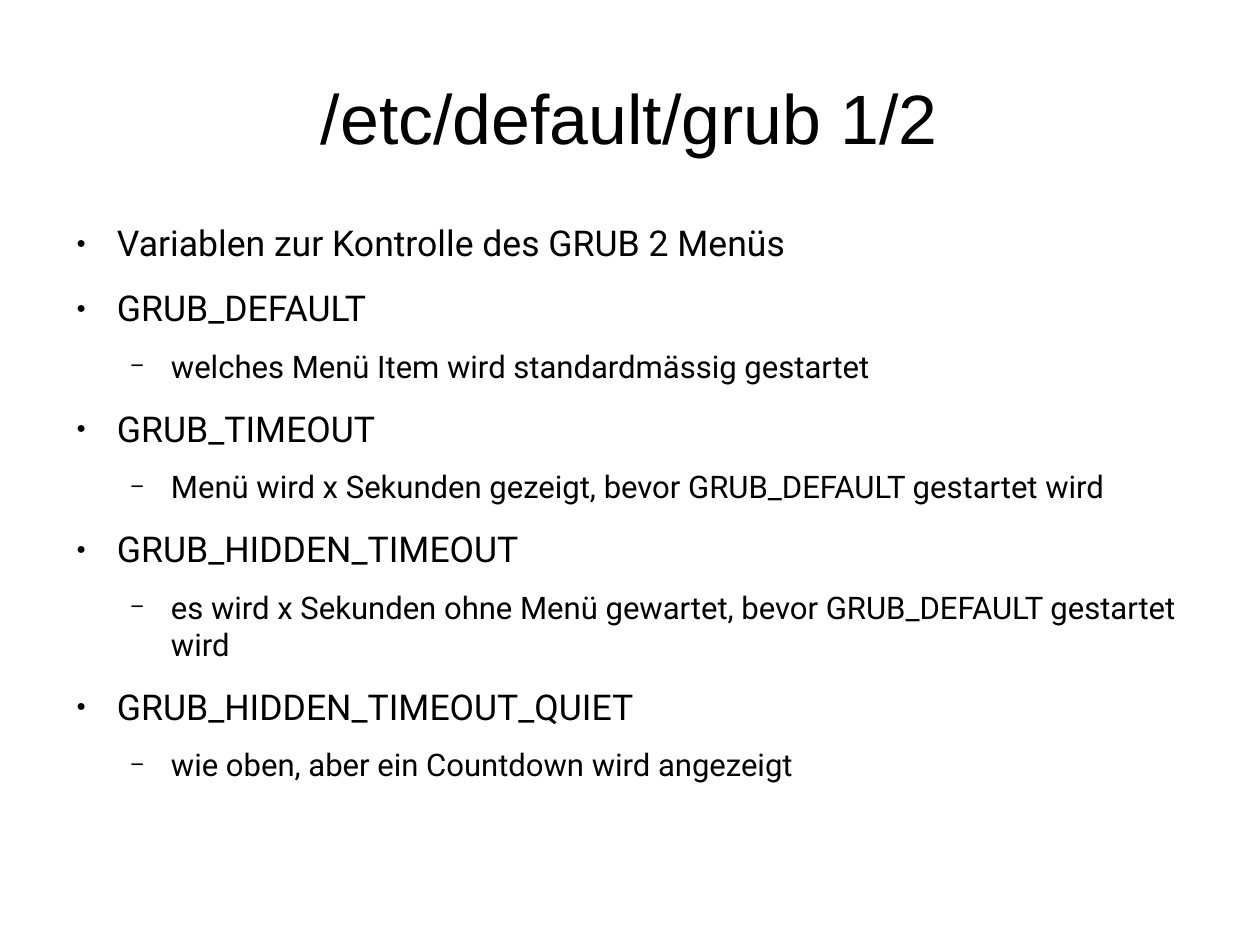
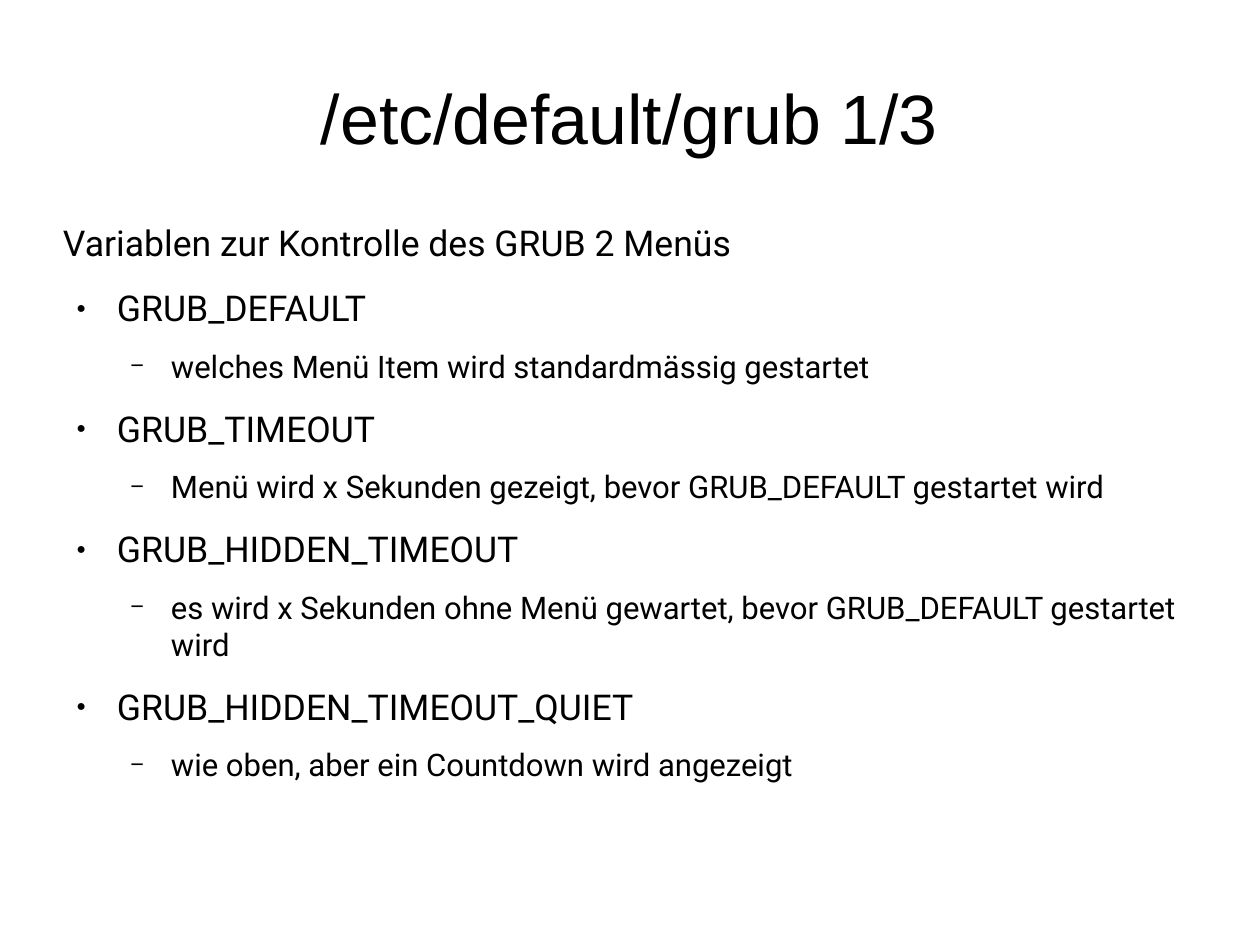
Before and after one commit to adfinis/adsy-trainings, a slide deck: slide 6 of SSA_SUSE-System-Administration/1004_grub2/modul_grub2_1004_01_slides.odp (slide 5 before the commit). Drawn at 1260x945 pixels with LibreOffice and Linux fonts; fonts in the diff are those of the drawing. Boxes give left, top, right and bottom in pixels: in the first picture for what was removed or moved away, otherwise in the second. Text is boxed around its words. In the diff, an @@ line names an element or a change of style, - is before the commit and + after.

Commit message:
pimp grub2 slides

```diff
--- a/SSA_SUSE-System-Administration/1004_grub2/modul_grub2_1004_01_slides.odp
+++ b/SSA_SUSE-System-Administration/1004_grub2/modul_grub2_1004_01_slides.odp
@@ title at (321, 93, 938, 157): text changed @@
-/etc/default/grub 1/2
+/etc/default/grub 1/3
@@ text at (63, 229, 730, 257): bullet ● to none @@
```
Also in this commit, not shown: 3 other slides changed, 16 slides added, 1 slide removed.
